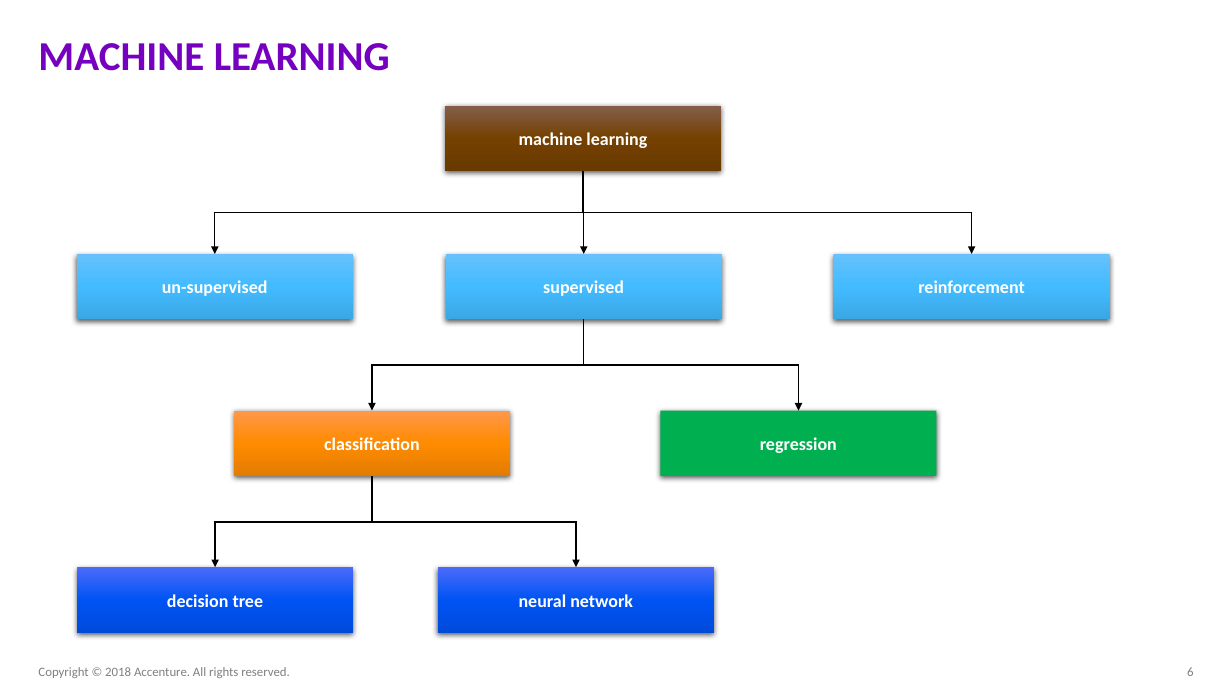
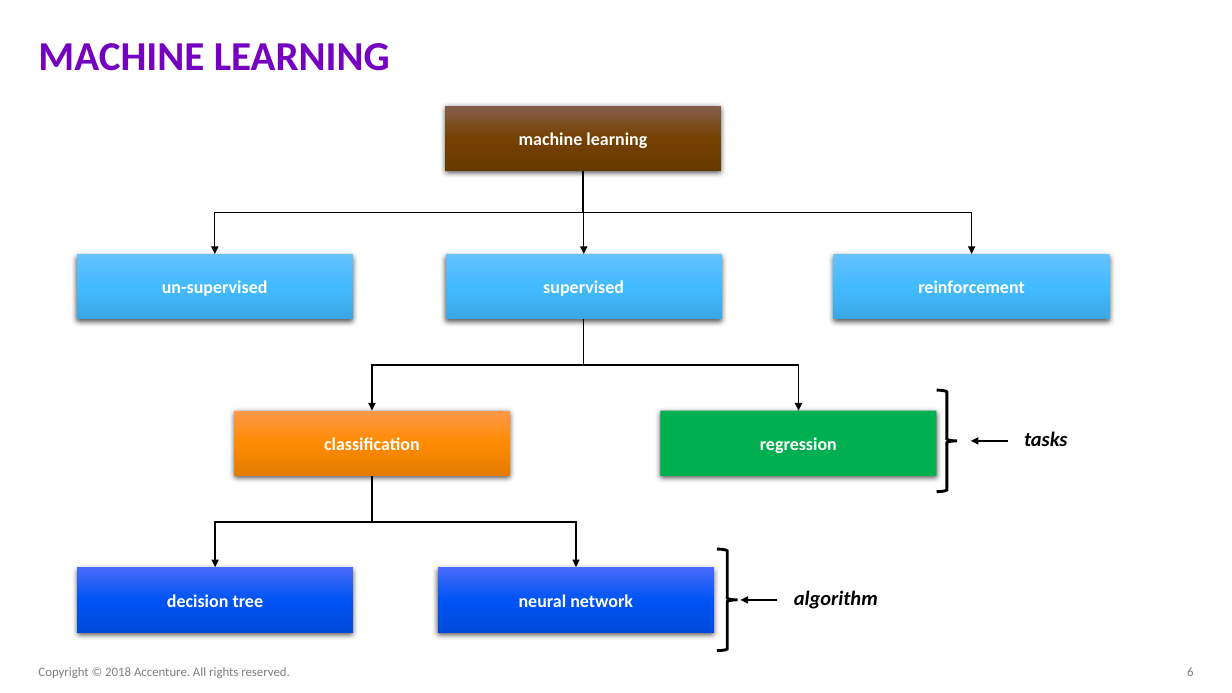
Before and after one commit to ameet123/na_la_nn, a slide deck: slide 6 of FY19 NA-LA.pptx. Drawn at 1232x693 pixels with LibreOffice and Linux fonts; fonts in the diff are those of the drawing. Boxes give left, top, right and bottom in pixels: in the first picture for what was removed or moved away, otherwise in the second. Text is boxed around its words. In the diff, an @@ line names an element or a change of style, - is before the commit and + after.

```diff
--- a/FY19 NA-LA.pptx
+++ b/FY19 NA-LA.pptx
@@ right brace added at <box>937,390,958,492</box>, outline #000000 2.25 pt @@
@@ arrow added from (1008, 441) to (971, 441), #000000 1 pt @@
@@ text added at <box>1024,431,1067,446</box>, 16 pt, text #000000, bold, italic @@
+tasks
@@ right brace added at <box>717,549,738,651</box>, outline #000000 2.25 pt @@
@@ text added at <box>794,590,878,609</box>, 16 pt, text #000000, bold, italic @@
+algorithm
@@ arrow added from (777, 600) to (740, 600), #000000 1 pt @@
```
Also in this commit, not shown: 5 other slides changed, 4 slides added, 2 other files.
